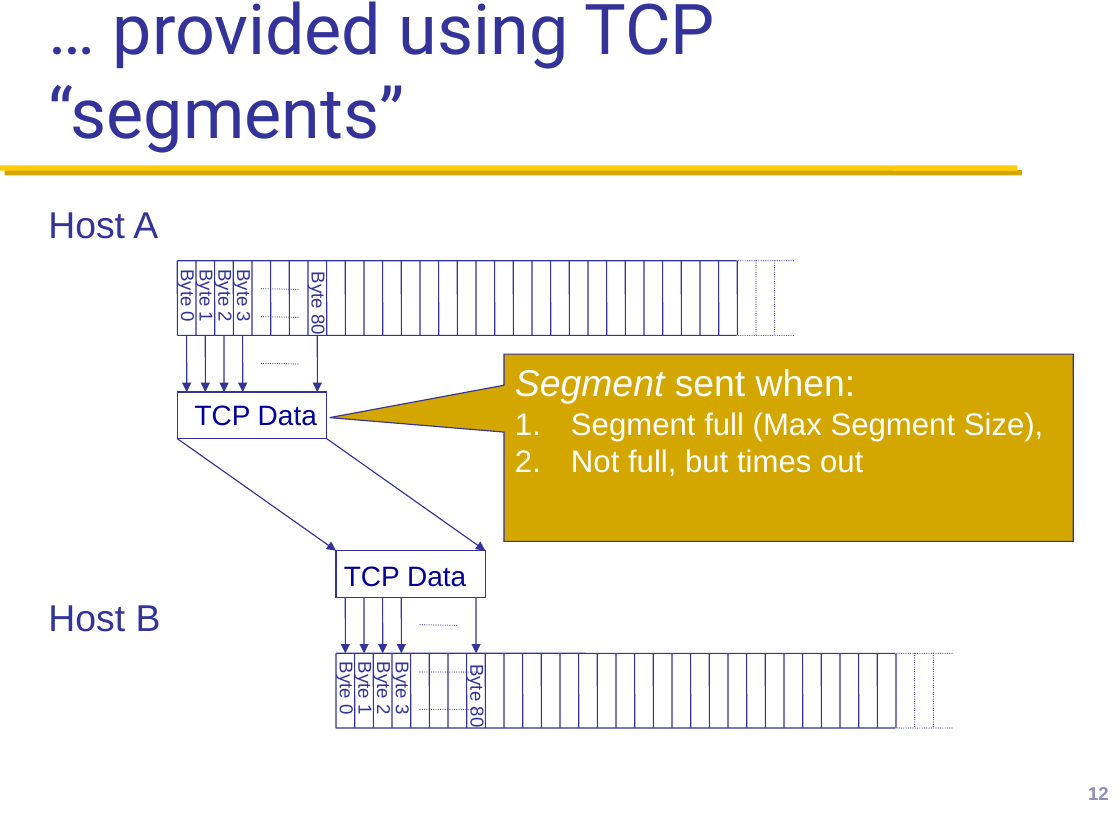
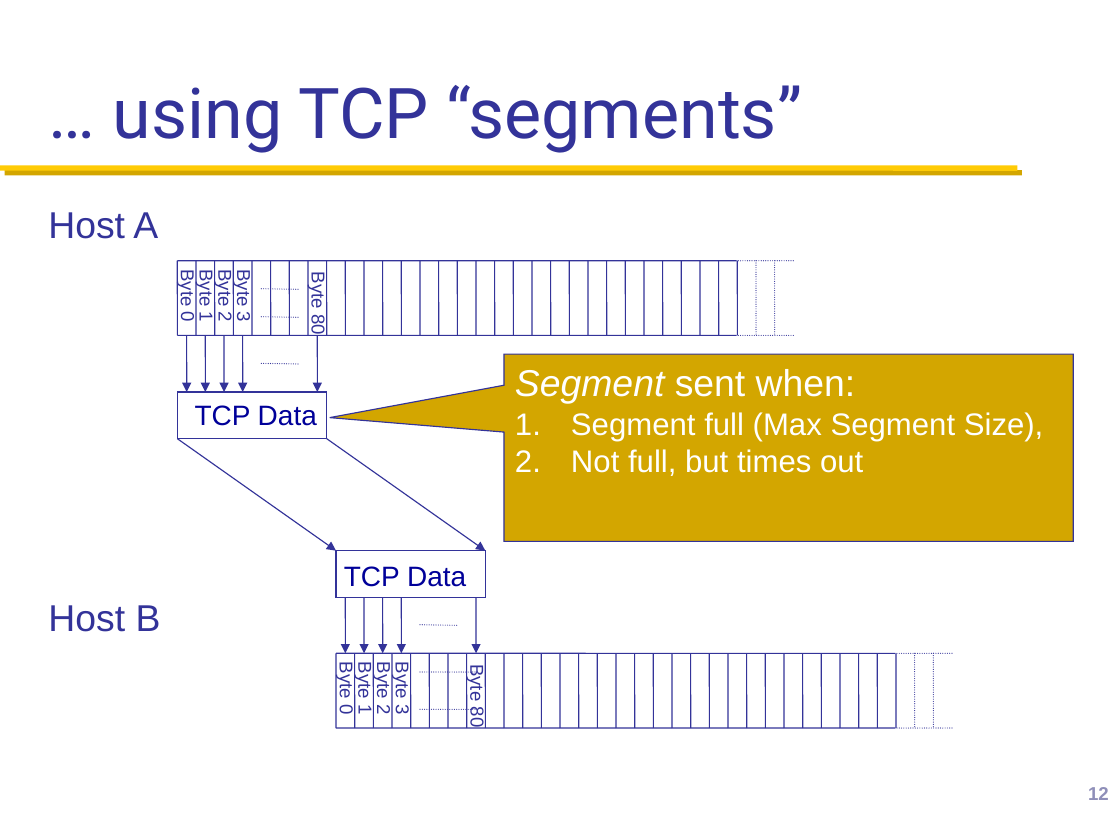
Before and after one commit to henryhxu/CSCI4430-ESTR4120, a slide deck: slide 12 of lectures/lec7.pptx. Drawn at 1120x840 pixels with LibreOffice and Linux fonts; fonts in the diff are those of the drawing; background and template pictures are left out. Boxes give left, top, right and bottom in pixels: in the first picture for what was removed or moved away, otherwise in the second. Text is boxed around its words. In the diff, an @@ line names an element or a change of style, - is before the commit and + after.

```diff
--- a/lectures/lec7.pptx
+++ b/lectures/lec7.pptx
@@ title at (113, 85, 802, 153): text changed @@
-… provided using TCP “segments”
+… using TCP “segments”
```
Also in this commit, not shown: 5 other slides changed, 1 slide added.
